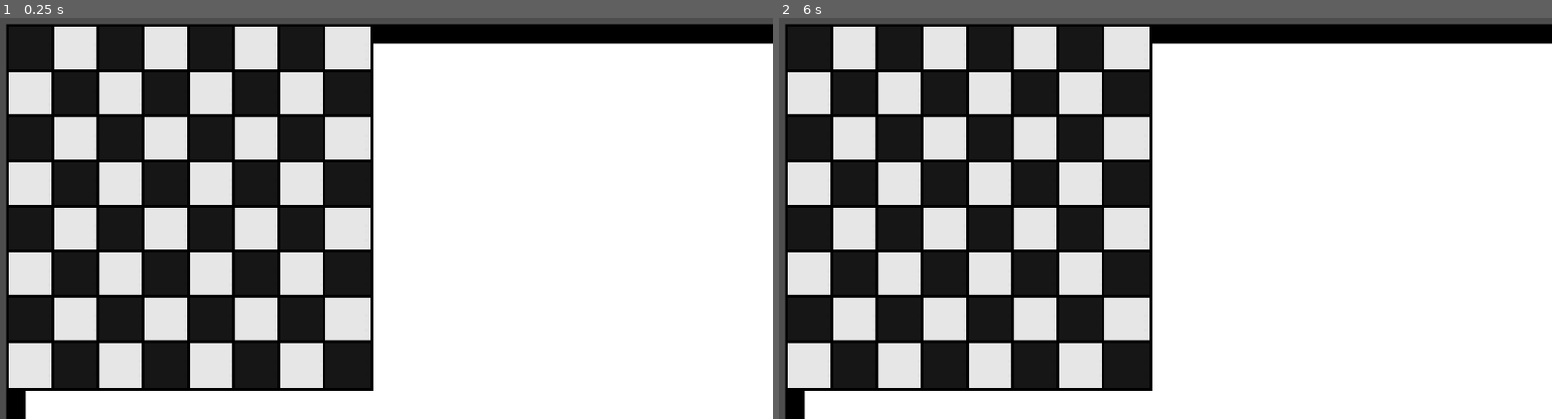
Above: before the commit, frames 1-2 (left to right).
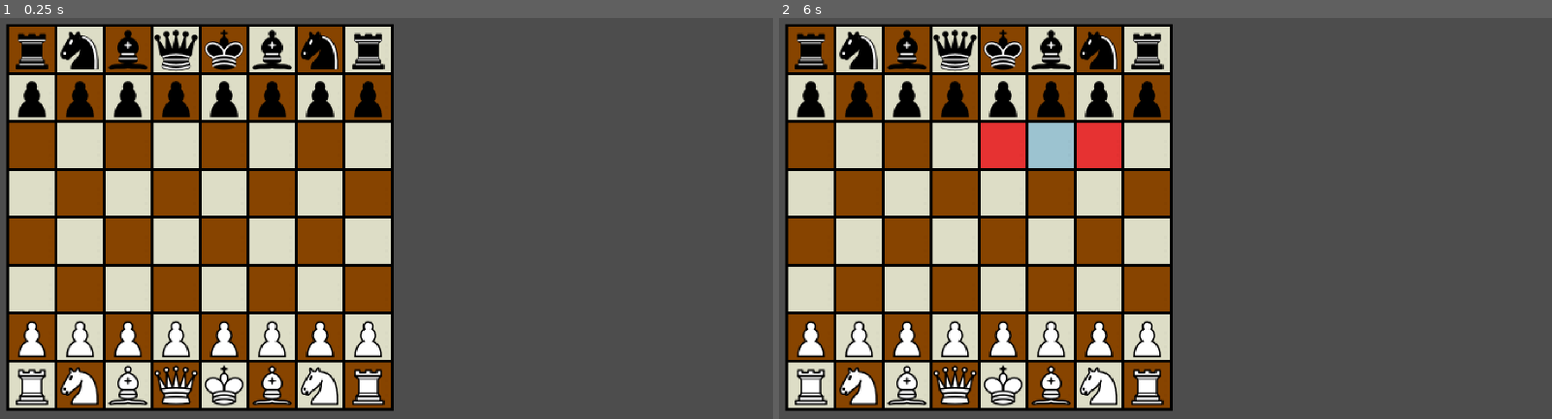
Above: after the commit, the same moments.

Repository: tedyeates/chessroguelike
Game: Godot game, scene res://scenes/game.tscn
The game is run twice, just before and just after one commit, with the same random seed, the same clock (stepped at 60 frames per second) and the same inputs. The project has no main scene, so this scene is started directly.
Inputs (mouse positions are in pixels of both pictures, inside the frame that each line leads up to):
- Up to frame 1 (0.25 s): no input
- Up to frame 2 (6 s): tap Enter at 0.5, 2, 3.5 s; move the mouse to (1335, 198) at 0.52 s; click (1335, 198) at 0.67 s; tap Space at 1.25, 2.75, 4.25 s; move the mouse to (1010, 238) at 1.27 s; click (1010, 238) at 1.42 s; move the mouse to (1242, 130) at 2.02 s; click (1242, 130) at 2.17 s; move the mouse to (1126, 298) at 2.77 s; click (1126, 298) at 2.92 s; move the mouse to (1397, 278) at 3.52 s; click (1397, 278) at 3.67 s; move the mouse to (933, 158) at 4.27 s; click (933, 158) at 4.42 s; move the mouse to (1204, 218) at 5.02 s; click (1204, 218) at 5.17 s; move the mouse to (1049, 118) at 5.77 s; click (1049, 118) at 5.92 s

The runs differ from the first frame. In frame 1, 92% of the frame differs, in the area x 0-100%, y 1-100%; in frame 2, 92%.

Commit message:
feat: movement highlight

Diff:
--- a/scenes/game.tscn
+++ b/scenes/game.tscn
@@ -6,11 +6,10 @@
 [node name="Game" type="Node2D"]
 
 [node name="Board" type="Node2D" parent="."]
-position = Vector2(20, 20)
+position = Vector2(21, 20)
 script = ExtResource("1_cyf50")
 
 [node name="BoardSprite" type="Sprite2D" parent="Board"]
-scale = Vector2(7, 7)
 texture = ExtResource("2_42n36")
 centered = false
 
--- a/scenes/piece.tscn
+++ b/scenes/piece.tscn
@@ -1,8 +1,21 @@
-[gd_scene load_steps=2 format=3 uid="uid://bb1xhkoaaais3"]
+[gd_scene load_steps=4 format=3 uid="uid://bb1xhkoaaais3"]
 
+[ext_resource type="Script" path="res://scripts/piece.gd" id="1_bw78c"]
 [ext_resource type="Texture2D" uid="uid://dv1lc0l31pfq2" path="res://assets/pieces/black_pawn.svg" id="1_ykybo"]
 
+[sub_resource type="RectangleShape2D" id="RectangleShape2D_ddmrx"]
+size = Vector2(17, 17)
+
 [node name="Piece" type="Node2D"]
+script = ExtResource("1_bw78c")
 
 [node name="PieceSprite" type="Sprite2D" parent="."]
+scale = Vector2(0.4, 0.4)
 texture = ExtResource("1_ykybo")
+centered = false
+
+[node name="PieceArea" type="Area2D" parent="."]
+
+[node name="PieceCollision" type="CollisionShape2D" parent="PieceArea"]
+position = Vector2(9, 9)
+shape = SubResource("RectangleShape2D_ddmrx")
--- a/scripts/board.gd
+++ b/scripts/board.gd
@@ -7,52 +7,144 @@
 @onready var black_background_texture = preload("res://assets/backblack.png")
 
 @onready var DEFAULT_SCALE_VECTOR = Vector2(7, 7)
-@onready var DEFAULT_SPACING = 16
+@onready var DEFAULT_SPACING = 17
 
-func create_squares():
-	squares = []
-	for row in range(8):
-		squares.append([])
+@onready var player_1_pieces = [
+    [Vector2(0,7), Types.Piece.ROOK],
+    [Vector2(1,7), Types.Piece.KNIGHT],
+    [Vector2(2,7), Types.Piece.BISHOP],
+    [Vector2(3,7), Types.Piece.QUEEN],
+    [Vector2(4,7), Types.Piece.KING],
+    [Vector2(5,7), Types.Piece.BISHOP],
+    [Vector2(6,7), Types.Piece.KNIGHT],
+    [Vector2(7,7), Types.Piece.ROOK],
+    [Vector2(0,6), Types.Piece.PAWN],
+    [Vector2(1,6), Types.Piece.PAWN],
+    [Vector2(2,6), Types.Piece.PAWN],
+    [Vector2(3,6), Types.Piece.PAWN],
+    [Vector2(4,6), Types.Piece.PAWN],
+    [Vector2(5,6), Types.Piece.PAWN],
+    [Vector2(6,6), Types.Piece.PAWN],
+    [Vector2(7,6), Types.Piece.PAWN],
+]
 
-		for column in range(8):
-			squares[row].append(square_scene.instantiate())
+@onready var player_2_pieces = [
+    [Vector2(0,0), Types.Piece.ROOK],
+    [Vector2(1,0), Types.Piece.KNIGHT],
+    [Vector2(2,0), Types.Piece.BISHOP],
+    [Vector2(3,0), Types.Piece.QUEEN],
+    [Vector2(4,0), Types.Piece.KING],
+    [Vector2(5,0), Types.Piece.BISHOP],
+    [Vector2(6,0), Types.Piece.KNIGHT],
+    [Vector2(7,0), Types.Piece.ROOK],
+    [Vector2(0,1), Types.Piece.PAWN],
+    [Vector2(1,1), Types.Piece.PAWN],
+    [Vector2(2,1), Types.Piece.PAWN],
+    [Vector2(3,1), Types.Piece.PAWN],
+    [Vector2(4,1), Types.Piece.PAWN],
+    [Vector2(5,1), Types.Piece.PAWN],
+    [Vector2(6,1), Types.Piece.PAWN],
+    [Vector2(7,1), Types.Piece.PAWN],
+]
 
 
-func set_background_colour(row: int, column: int, current_square: Node):
-	var is_row_odd = row % 2
-	var is_column_odd = column % 2
-	var odd_row_odd_column = is_row_odd and is_column_odd
-	var even_row_even_column = not is_row_odd and not is_column_odd
-
-	var background = current_square.get_node('BackgroundSprite') as Sprite2D
-
-	if odd_row_odd_column or even_row_even_column:
-		background.texture = black_background_texture
-
-
+func set_background_color(row: int, column: int, current_square: Square):
+    if (row + column) % 2 == 0:
+        current_square.set_background_color(Types.Backgrounds.BLACK)
+    else:
+        current_square.set_background_color(Types.Backgrounds.WHITE)
 
 func add_square_to_scene(row: int, column: int, current_square: Node):
-	$Squares.add_child(current_square)
-	current_square.position = Vector2(DEFAULT_SPACING * row, DEFAULT_SPACING * column)
+    $Squares.add_child(current_square)
+    current_square.position = Vector2(DEFAULT_SPACING * row, DEFAULT_SPACING * column)
 
 
 func render_squares():
-	for row in range(8):
-		for column in range(8):
-			var current_square = squares[row][column]
-			add_square_to_scene(row, column, current_square)
-			set_background_colour(row, column, current_square)
+    for row in range(8):
+        for column in range(8):
+            var current_square = squares[row][column]
+            add_square_to_scene(row, column, current_square)
+            set_background_color(row, column, current_square)
+
+
+func add_piece(
+    x:int, y:int,
+    movement: Array, attack: Array,
+    piece: Types.Piece, color: Types.PieceColor
+):
+    var square_to_add_piece = squares[x][y]
+    square_to_add_piece.set_piece(movement, attack, piece, color)
+
+func add_player_pieces(player_pieces: Array, color: Types.PieceColor):
+    for piece in player_pieces:
+        var piece_attack = PieceDatabase.piece_movement[piece[1]].call()
+        if piece[1] in PieceDatabase.piece_attack:
+            piece_attack = PieceDatabase.piece_attack[piece[1]].call()
+
+        add_piece(
+            piece[0].x, piece[0].y,
+            PieceDatabase.piece_movement[piece[1]].call(),
+            piece_attack,
+            piece[1],
+            color
+        )
+
+func add_pieces():
+    add_player_pieces(player_1_pieces, Types.PieceColor.WHITE)
+    add_player_pieces(player_2_pieces, Types.PieceColor.BLACK)
+
+func create_squares():
+    squares = []
+    for row in range(8):
+        squares.append([])
+
+        for column in range(8):
+            var square = square_scene.instantiate()
+            squares[row].append(square)
+            square.connect("square_piece_clicked", _on_piece_clicked)
+            square.board_position = Vector2(row, column)
+
+func highlight_squares(_highlight_squares: Array, is_selected: bool, is_attack: bool):
+    print(is_selected)
+    for square in _highlight_squares:
+        squares[square.x][square.y].highlight(is_selected, is_attack)
+
+func find_movement_squares(
+    board_position: Vector2, movement: Array,
+    is_selected: bool, is_attack: bool
+):
+    for move in movement:
+        move = move as Movement
+        var movement_squares = move.get_movement_squares(
+            board_position, 7, 7
+        )
+
+        print(move.movement_vector)
+        print(board_position)
+
+        highlight_squares(movement_squares, is_selected, is_attack)
+
+
+func _on_piece_clicked(
+    board_position: Vector2,
+    _movement: Array, _attack: Array,
+    is_selected: bool
+):
+    # TODO: FIX HIGHLIGHTING
+    find_movement_squares(board_position, _attack, is_selected, true)
+    find_movement_squares(board_position, _movement, is_selected, false)
 
 
 # Called when the node enters the scene tree for the first time.
 func _ready() -> void:
-	scale = DEFAULT_SCALE_VECTOR
-	create_squares()
-	render_squares()
+    scale = DEFAULT_SCALE_VECTOR
 
+    create_squares()
+    render_squares()
+    add_pieces()
 
 
 
 # Called every frame. 'delta' is the elapsed time since the previous frame.
 func _process(delta: float) -> void:
-	pass
+    pass
--- /dev/null
+++ b/scripts/movement.gd
@@ -0,0 +1,45 @@
+class_name Movement extends Resource
+
+var movement_vector: Vector2
+var movement_type: Types.MovementType
+
+func _init(x: int, y:int, _movement_type: Types.MovementType = Types.MovementType.SINGLE_SQUARE) -> void:
+    movement_vector = Vector2(x, y)
+    movement_type = _movement_type
+
+
+func is_position_inside_bounds(position: Vector2, max_x: int, max_y: int):
+    if position.x > max_x or position.y > max_y or position.x < 0 or position.y < 0 or position < Vector2(0,0):
+        return false
+
+    return true
+
+
+func get_single_movement_square(current_position: Vector2, max_x: int, max_y: int, direction: int):
+    var new_square = current_position + movement_vector * direction
+
+    if not is_position_inside_bounds(new_square, max_x, max_y):
+        return []
+
+    return [new_square]
+
+
+func get_straight_line_movement_squares(current_position: Vector2, max_x: int, max_y: int, direction: int):
+    var new_square = current_position + movement_vector * direction
+    var new_squares = []
+
+    while is_position_inside_bounds(new_square, max_x, max_y):
+        new_squares.append(new_square)
+        new_square += movement_vector
+
+    return new_squares
+
+
+func get_movement_squares(current_position: Vector2, max_x: int, max_y: int, direction: int = 1):
+
+    var movement_types = {
+        Types.MovementType.SINGLE_SQUARE: get_single_movement_square,
+        Types.MovementType.STRAIGHT_LINE: get_straight_line_movement_squares
+    }
+
+    return movement_types[movement_type].call(current_position, max_x, max_y, direction)
--- /dev/null
+++ b/scripts/piece.gd
@@ -0,0 +1,91 @@
+class_name Piece extends Node2D
+
+@onready var black_king_texture = preload("res://assets/pieces/black_king.png")
+@onready var black_queen_texture = preload("res://assets/pieces/black_queen.svg")
+@onready var black_rook_texture = preload("res://assets/pieces/black_rook.svg")
+@onready var black_bishop_texture = preload("res://assets/pieces/black_bishop.svg")
+@onready var black_knight_texture = preload("res://assets/pieces/black_knight.svg")
+@onready var black_pawn_texture = preload("res://assets/pieces/black_pawn.svg")
+
+@onready var white_king_texture = preload("res://assets/pieces/white_king.svg")
+@onready var white_queen_texture = preload("res://assets/pieces/white_queen.svg")
+@onready var white_rook_texture = preload("res://assets/pieces/white_rook.svg")
+@onready var white_bishop_texture = preload("res://assets/pieces/white_bishop.svg")
+@onready var white_knight_texture = preload("res://assets/pieces/white_knight.svg")
+@onready var white_pawn_texture = preload("res://assets/pieces/white_pawn.svg")
+
+var movement: Array
+var attack: Array
+var is_selected: bool
+
+var pieces = {
+	Types.PieceColor.BLACK: {
+		Types.Piece.KING: func(): return black_king_texture,
+		Types.Piece.QUEEN: func(): return black_queen_texture,
+		Types.Piece.ROOK: func(): return black_rook_texture,
+		Types.Piece.BISHOP: func(): return black_bishop_texture,
+		Types.Piece.KNIGHT: func(): return black_knight_texture,
+		Types.Piece.PAWN: func(): return black_pawn_texture,
+	},
+	Types.PieceColor.WHITE: {
+		Types.Piece.KING: func(): return white_king_texture,
+		Types.Piece.QUEEN: func(): return white_queen_texture,
+		Types.Piece.ROOK: func(): return white_rook_texture,
+		Types.Piece.BISHOP: func(): return white_bishop_texture,
+		Types.Piece.KNIGHT: func(): return white_knight_texture,
+		Types.Piece.PAWN: func(): return white_pawn_texture,
+	},
+}
+
+func set_piece_texture(piece: Types.Piece, color: Types.PieceColor):
+	$PieceSprite.texture = pieces[color][piece].call()
+
+func set_direction(array: Array, direction: int):
+	for _movement in array:
+		_movement.movement_vector = _movement.movement_vector * Vector2(1,direction)
+
+
+func initialize_piece(_movement: Array, _attack: Array, piece: Types.Piece, color: Types.PieceColor):
+	var direction = 1
+	if color == Types.PieceColor.WHITE:
+		direction = -1
+
+	print("init")
+	print(piece)
+	print(color)
+	print(_movement[0].movement_vector)
+
+	set_direction(_movement, direction)
+	set_direction(_attack, direction)
+
+	print(_movement[0].movement_vector)
+	movement = _movement
+	attack = _attack
+	set_piece_texture(piece, color)
+
+func add_movement(_movement: Movement):
+	movement.append(_movement)
+
+func add_attack(_attack: Movement):
+	attack.append(_attack)
+
+signal piece_clicked(_movement: Array, attack: Array, is_selected: bool)
+
+func _input_event(_viewport: Node, event: InputEvent, _shape_idx: int) -> void:
+	if event is InputEventMouseButton and event.button_index == MOUSE_BUTTON_LEFT and event.pressed:
+		print("piece clicked")
+		is_selected = not is_selected
+		piece_clicked.emit(movement, attack, is_selected)
+
+
+# Called when the node enters the scene tree for the first time.
+func _ready() -> void:
+	movement = []
+	attack = []
+	is_selected = false
+	$PieceArea.connect("input_event", _input_event)
+
+
+# Called every frame. 'delta' is the elapsed time since the previous frame.
+func _process(delta: float) -> void:
+	pass
--- a/scripts/piece_database.gd
+++ b/scripts/piece_database.gd
@@ -1,71 +1,62 @@
 class_name PieceDatabase extends Resource
 
-enum MovementType {
-    SINGLE_SQUARE,
-    STRAIGHT_LINE
+static var piece_movement = {
+    Types.Piece.KING: king_movenment,
+    Types.Piece.QUEEN: queen_movenment,
+    Types.Piece.ROOK: rook_movenment,
+    Types.Piece.BISHOP: bishop_movenment,
+    Types.Piece.KNIGHT: knight_movenment,
+    Types.Piece.PAWN: pawn_movenment
 }
 
-class Movement:
-    var movement_vector: Vector2
-    var movement_type: MovementType
+static func king_movenment():
+    return [
+        Movement.new(0,1), Movement.new(1,0), Movement.new(1,1),
+        Movement.new(-1,0), Movement.new(0,-1), Movement.new(-1,-1),
+        Movement.new(1,-1), Movement.new(-1,1)
+    ]
 
-    func _init(x: int, y:int, _movement_type: MovementType = MovementType.SINGLE_SQUARE) -> void:
-        movement_vector = Vector2(x, y)
-        movement_type = _movement_type
+static func queen_movenment():
+    return [
+        Movement.new(0,1, Types.MovementType.STRAIGHT_LINE), Movement.new(1,0, Types.MovementType.STRAIGHT_LINE),
+        Movement.new(1,1, Types.MovementType.STRAIGHT_LINE), Movement.new(-1,0, Types.MovementType.STRAIGHT_LINE),
+        Movement.new(0,-1, Types.MovementType.STRAIGHT_LINE), Movement.new(-1,-1, Types.MovementType.STRAIGHT_LINE),
+        Movement.new(1,-1, Types.MovementType.STRAIGHT_LINE), Movement.new(-1,1, Types.MovementType.STRAIGHT_LINE)
+    ]
 
 
-    func is_position_outside_bounds(position: Vector2, max_x: int, max_y: int):
-        if position > Vector2(max_x, max_y) or position < Vector2(0,0):
-            return false
-
-        return true
+static func rook_movenment():
+    return [
+        Movement.new(0,1, Types.MovementType.STRAIGHT_LINE), Movement.new(1,0, Types.MovementType.STRAIGHT_LINE),
+        Movement.new(-1,0, Types.MovementType.STRAIGHT_LINE), Movement.new(0,-1, Types.MovementType.STRAIGHT_LINE)
+    ]
 
 
-    func get_single_movement_square(current_position: Vector2, max_x: int, max_y: int):
-        var new_square = current_position + movement_vector
-
-        if is_position_outside_bounds(new_square, max_x, max_y):
-            return []
-
-        return [new_square]
+static func bishop_movenment():
+    return [
+        Movement.new(1,1, Types.MovementType.STRAIGHT_LINE), Movement.new(-1,1, Types.MovementType.STRAIGHT_LINE),
+        Movement.new(1,-1, Types.MovementType.STRAIGHT_LINE), Movement.new(-1,-1, Types.MovementType.STRAIGHT_LINE)
+    ]
 
 
-    func get_straight_line_movement_squares(current_position: Vector2, max_x: int, max_y: int):
-        var new_square = current_position + movement_vector
-        var new_squares = []
-
-        while not is_position_outside_bounds(new_square, max_x, max_y):
-            new_squares.append(new_square)
-            new_square += movement_vector
-
-        return new_squares
+static func knight_movenment():
+    return [
+        Movement.new(1,2), Movement.new(2,1), Movement.new(2,-1),
+        Movement.new(1,-2), Movement.new(-1,-2), Movement.new(-2,-1),
+        Movement.new(-2,1), Movement.new(-1,2)
+    ]
 
 
-    func get_movement_squares(current_position: Vector2, max_x: int, max_y: int):
-
-        var movement_types = {
-            MovementType.SINGLE_SQUARE: get_single_movement_square,
-            MovementType.STRAIGHT_LINE: get_straight_line_movement_squares
-        }
-
-        return movement_types[movement_type].call(current_position, max_x, max_y)
-
-
-
-func king_movement():
+static func pawn_movenment():
     return [
-        Movement.new(0,1), Movement.new(1,0), Movement.new(1,1),
-        Movement.new(-1,0), Movement.new(0,-1), Movement.new(-1,-1)
+        Movement.new(0,1)
     ]
 
-func queen_movement():
+static func pawn_attack():
     return [
-        Movement.new(0,1, MovementType.STRAIGHT_LINE), Movement.new(1,0, MovementType.STRAIGHT_LINE),
-        Movement.new(1,1, MovementType.STRAIGHT_LINE), Movement.new(-1,0, MovementType.STRAIGHT_LINE),
-        Movement.new(0,-1, MovementType.STRAIGHT_LINE), Movement.new(-1,-1, MovementType.STRAIGHT_LINE)
+        Movement.new(1,1), Movement.new(-1,1)
     ]
 
-var piece_movement = {
-    "King": king_movement(),
-
+static var piece_attack = {
+    Types.Piece.PAWN: pawn_attack
 }
--- a/scripts/square.gd
+++ b/scripts/square.gd
@@ -1,8 +1,66 @@
-extends Node2D
+class_name Square extends Node2D
+
 @export var defaultsquare: Texture2D
+
+@onready var piece_scene = preload("res://scenes/piece.tscn")
+
+var dark_square_color = Color("#964B00")
+var light_square_color = Color("#F5F5DC")
+var highlight_color = Color("#ADD8E6")
+var attack_highlight_color = Color("#FF3737")
+
+var piece: Node
+var board_position: Vector2
+var last_background_type: Types.Backgrounds
+
+var backgrounds = {
+	Types.Backgrounds.BLACK: dark_square_color,
+	Types.Backgrounds.WHITE: light_square_color,
+	Types.Backgrounds.HIGHLIGHT: highlight_color,
+	Types.Backgrounds.ATTACK_HIGHLIGHT: attack_highlight_color,
+}
+
+func change_background_color(background: Types.Backgrounds):
+	$BackgroundSprite.modulate = backgrounds[background]
+
+func set_background_color(background: Types.Backgrounds):
+	change_background_color(background)
+	last_background_type = background
+
+func set_piece(movement: Array, attack: Array, _piece: Types.Piece, color: Types.PieceColor):
+	piece = piece_scene.instantiate()
+	$Piece.add_child(piece)
+	piece.initialize_piece(movement, attack, _piece, color)
+	piece.connect("piece_clicked", _on_piece_clicked)
+
+
+func get_background_color(should_highlight: bool, is_attack: bool):
+	if should_highlight and is_attack:
+		return Types.Backgrounds.ATTACK_HIGHLIGHT
+
+	if should_highlight:
+		return Types.Backgrounds.HIGHLIGHT
+
+	return last_background_type
+
+func highlight(should_highlight: bool, is_attack: bool):
+	var background_type = get_background_color(should_highlight, is_attack)
+	change_background_color(background_type)
+
+
+signal square_piece_clicked(
+	board_position: Vector2, _movement: Array,
+	_attack: Array, is_selected: bool
+)
+
+func _on_piece_clicked(_movement: Array, _attack: Array, is_selected: bool):
+	print("square piece clicked")
+	square_piece_clicked.emit(board_position, _movement, _attack, is_selected)
+
 
 # Called when the node enters the scene tree for the first time.
 func _ready() -> void:
+	last_background_type = Types.Backgrounds.WHITE
 	$SquareSprite.texture = defaultsquare
 
 
--- /dev/null
+++ b/scripts/types.gd
@@ -0,0 +1,27 @@
+class_name Types extends Resource
+
+enum Backgrounds {
+	BLACK,
+	WHITE,
+    HIGHLIGHT,
+    ATTACK_HIGHLIGHT
+}
+
+enum Piece {
+    KING,
+    QUEEN,
+    ROOK,
+    KNIGHT,
+    BISHOP,
+    PAWN
+}
+
+enum PieceColor {
+    WHITE,
+    BLACK
+}
+
+enum MovementType {
+    SINGLE_SQUARE,
+    STRAIGHT_LINE
+}
Binary file changed: assets/backblack.png
Binary file added: assets/backhighlight.png
Not shown, added: assets/backhighlight.png.import
Not shown, changed: assets/square.xcf
